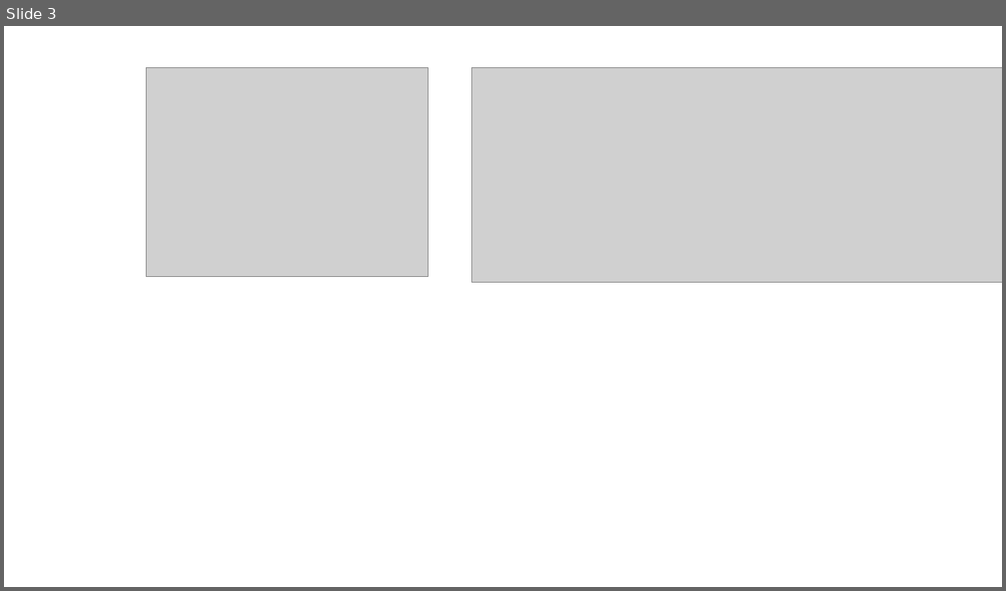
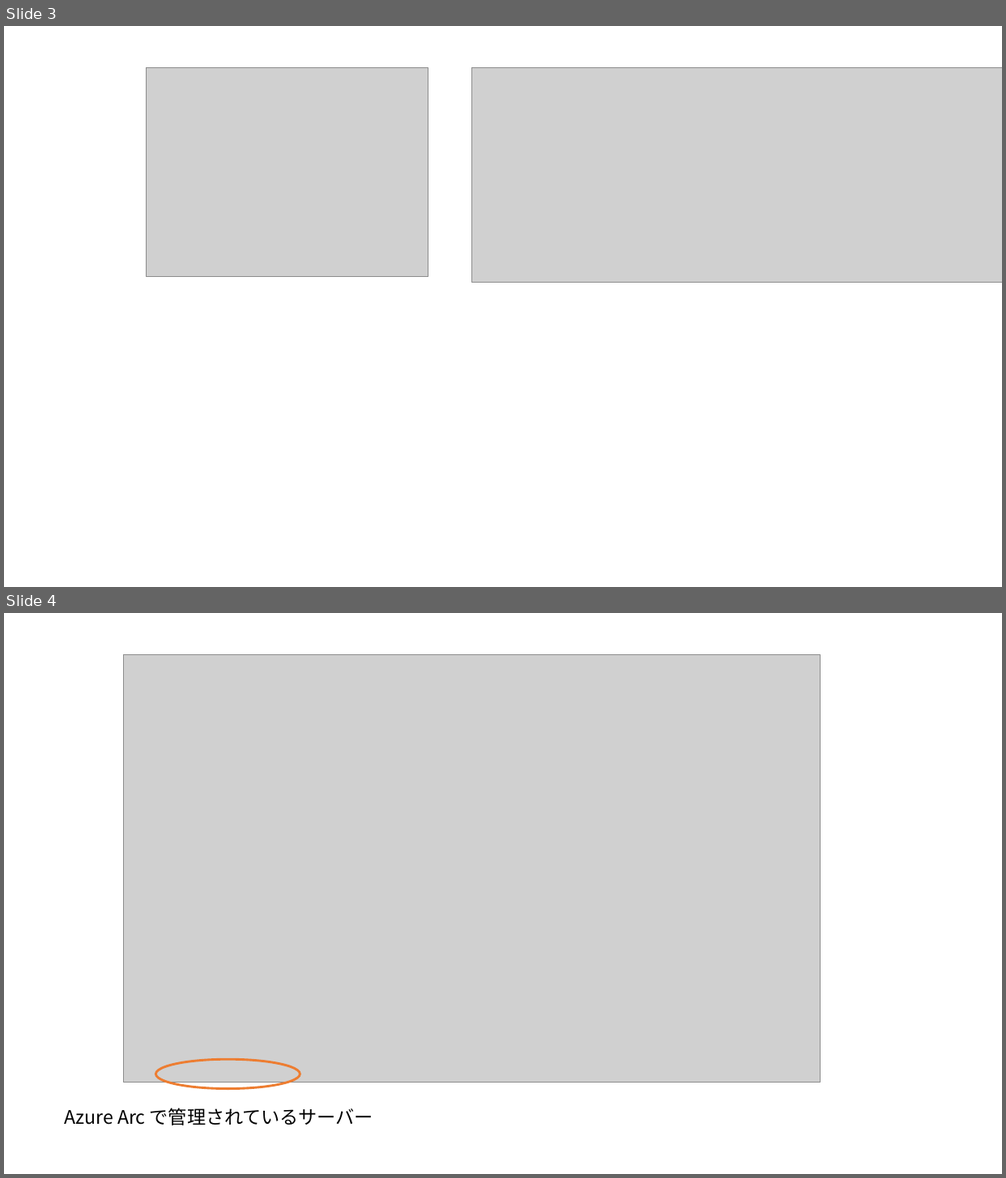
Before and after one commit to ayuina/ainaba-csa-blog, a slide deck: what-you-can-do-with-azurearc/images/figures.pptx. Shown one above the other, each under a label of ours: slide 3 before the commit, slides 3 and 4 after it. The pictures are 1006x591 and 1006x1178 pixels, drawn with LibreOffice and Linux fonts; fonts in the diff are those of the drawing; grey boxes stand for pictures. Boxes give left, top, right and bottom in pixels: in the first picture for what was removed or moved away, otherwise in the second. Text is boxed around its words. In the diff, an @@ line names an element or a change of style, - is before the commit and + after.

```diff
--- a/what-you-can-do-with-azurearc/images/figures.pptx
+++ b/what-you-can-do-with-azurearc/images/figures.pptx
@@ slide 4 added at (x1=4, y1=613, x2=1002, y2=1174), background #FFFFFF @@
@@ picture added at (x1=124, y1=655, x2=820, y2=1082) @@
@@ ellipse added at (x1=156, y1=1060, x2=300, y2=1089), outline #ED7D31 2.25 pt @@
@@ text added at (x1=65, y1=1108, x2=373, y2=1126), 18 pt, text #000000 @@
+Azure Arc で管理されているサーバー
```
Also in this commit, not shown: 3 other slides added, 2 other files.
